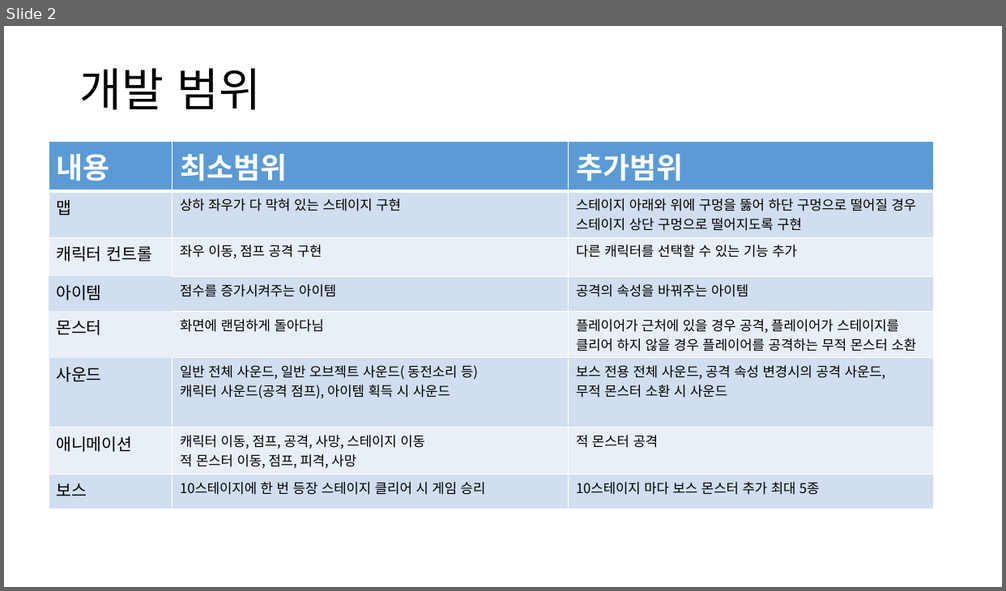
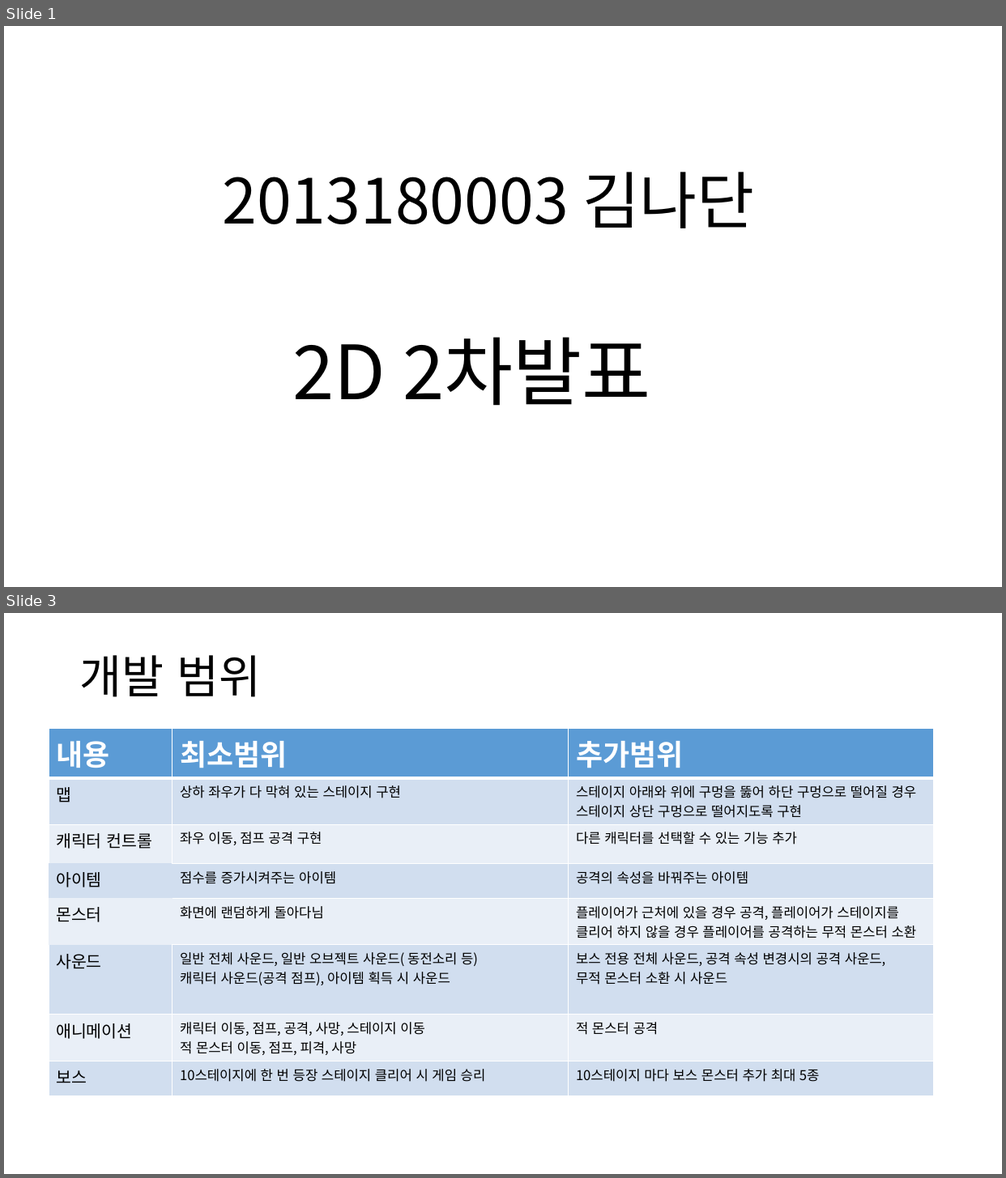
Before and after one commit to NadanKim/BubbleBobble_Copy, a slide deck: 2013180003 김나단 2차발표 ppt.pptx. Shown one above the other, each under a label of ours: slide 2 before the commit, slides 1 and 3 after it; the slides between them are not shown. The pictures are 1006x591 and 1006x1178 pixels, drawn with LibreOffice and Linux fonts; fonts in the diff are those of the drawing. Boxes give left, top, right and bottom in pixels: in the first picture for what was removed or moved away, otherwise in the second. Text is boxed around its words. In the diff, an @@ line names an element or a change of style, - is before the commit and + after.

```diff
--- a/2013180003 김나단 2차발표 ppt.pptx
+++ b/2013180003 김나단 2차발표 ppt.pptx
@@ slide 1 added at <box>4,26,1002,587</box>, background #FFFFFF @@
@@ title added at <box>222,172,755,228</box>, 60 pt, text #000000 @@
+2013180003 김나단
@@ subtitle added at <box>293,337,650,406</box>, 72 pt, text #000000 @@
+2D 2차발표
@@ what was slide 2 is now slide 3 @@
```
Also in this commit, not shown: 3 slides changed, 10 other files.
